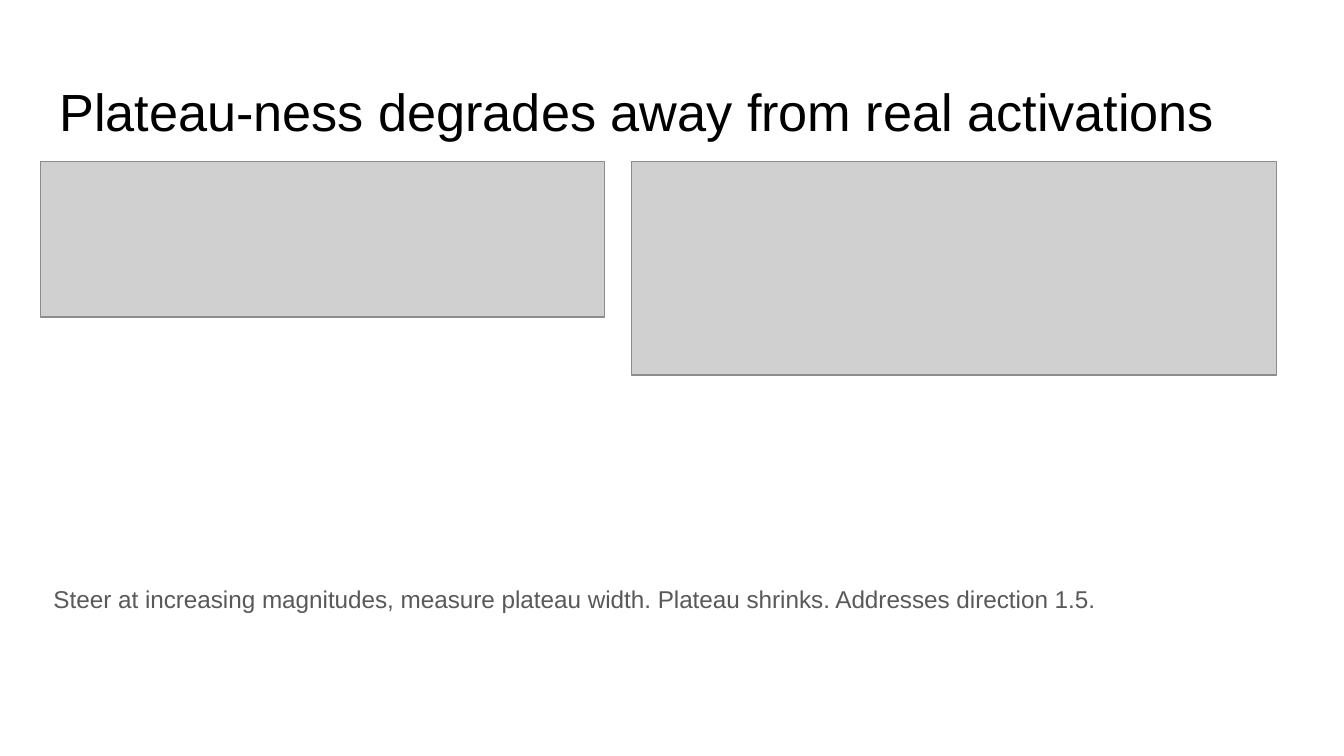
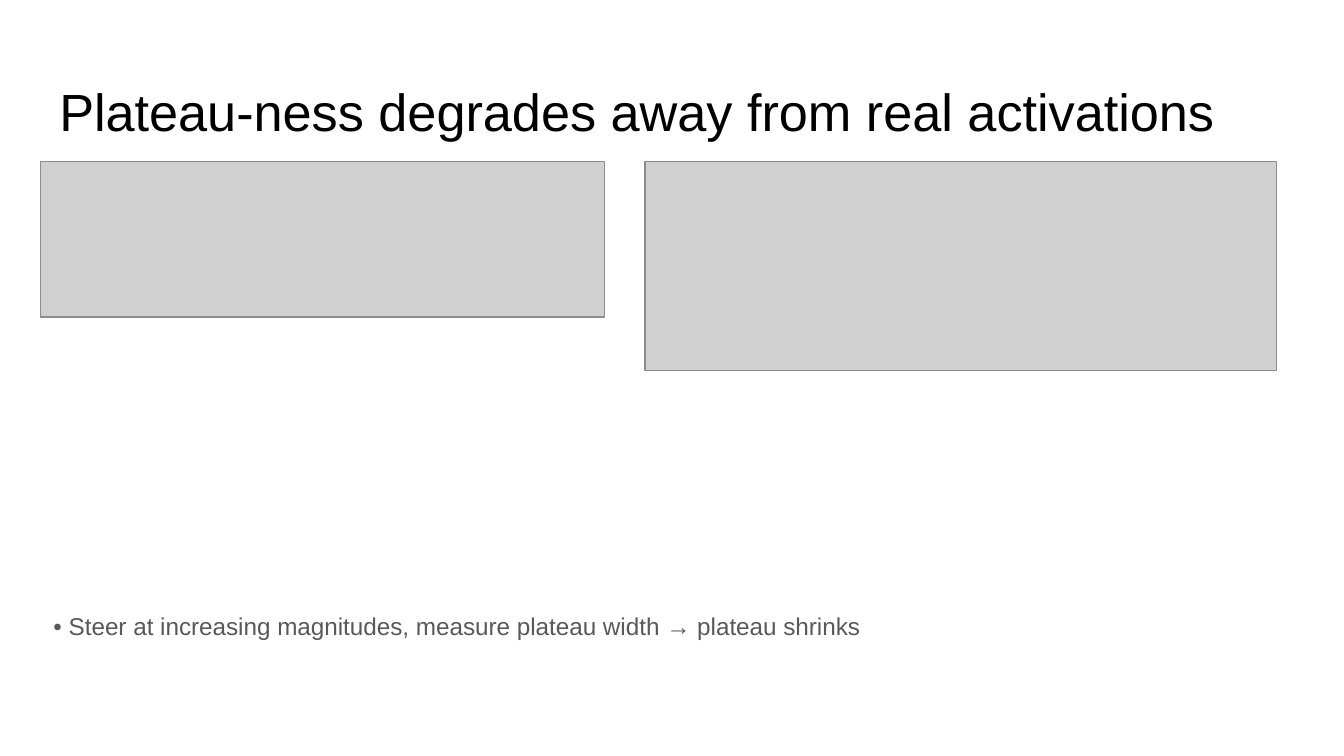
Before and after one commit to FranciscoHS/steering-plateaus, a slide deck: slide 3 of Activation Plateaus Meeting Slides - Updated.pptx. Drawn at 1344x756 pixels with LibreOffice and Linux fonts; fonts in the diff are those of the drawing; grey boxes stand for pictures. Boxes give left, top, right and bottom in pixels: in the first picture for what was removed or moved away, otherwise in the second. Text is boxed around its words. In the diff, an @@ line names an element or a change of style, - is before the commit and + after.

```diff
--- a/Activation Plateaus Meeting Slides - Updated.pptx
+++ b/Activation Plateaus Meeting Slides - Updated.pptx
@@ picture: place and size @@
-picture at (632,161,1277,375)
+picture at (645,161,1277,371)
@@ text at (69,617,860,640): text changed @@
-Steer at increasing magnitudes, measure plateau width. Plateau shrinks. Addresses direction 1.5.
+• Steer at increasing magnitudes, measure plateau width → plateau shrinks
```
Also in this commit, not shown: 10 other slides changed, 40 other files.
